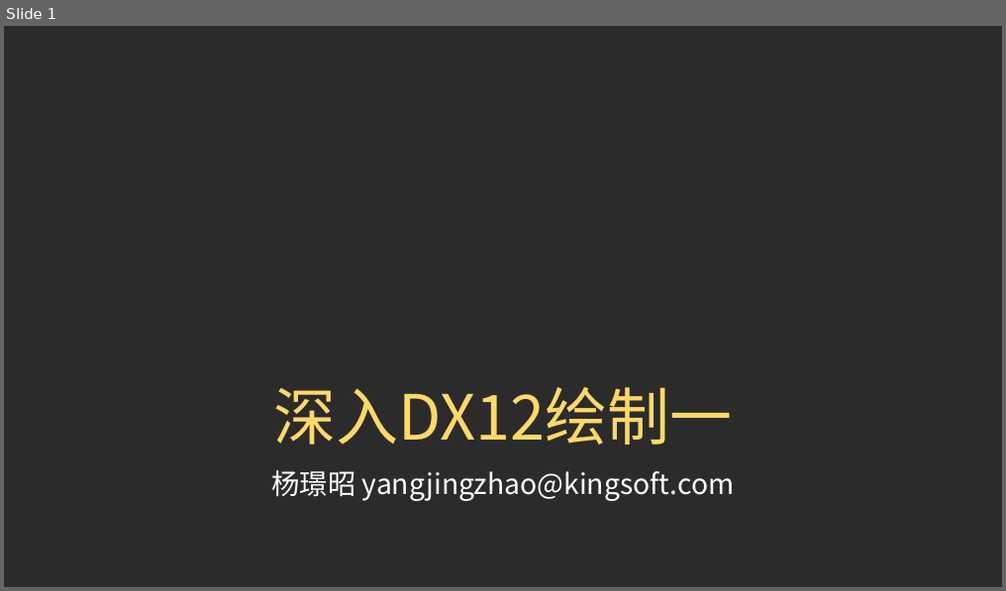
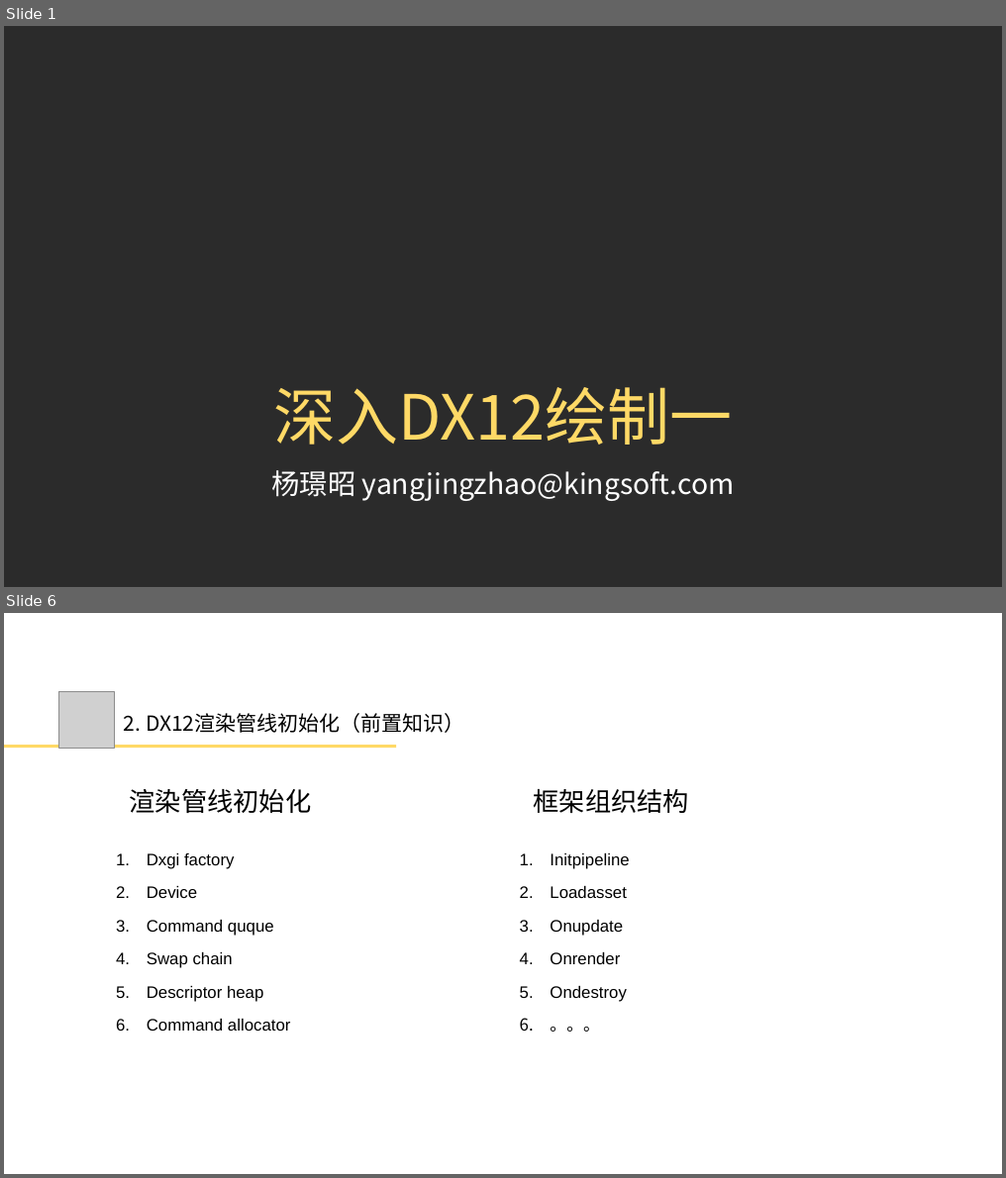
Before and after one commit to doomlover/KSGameEngineTutorials, a slide deck: PPTs/03.深入DX12绘制一.pptx. Shown one above the other, each under a label of ours: slide 1 before the commit, slides 1 and 6 after it; the slides between them are not shown. The pictures are 1006x591 and 1006x1178 pixels, drawn with LibreOffice and Linux fonts; fonts in the diff are those of the drawing; grey boxes stand for pictures; background and template pictures are left out; a plain dark background stands for a picture behind light text. Boxes give left, top, right and bottom in pixels: in the first picture for what was removed or moved away, otherwise in the second. Text is boxed around its words. In the diff, an @@ line names an element or a change of style, - is before the commit and + after.

```diff
--- a/PPTs/03.深入DX12绘制一.pptx
+++ b/PPTs/03.深入DX12绘制一.pptx
@@ slide 6 added at [4,613,1002,1174], background #FFFFFF @@
@@ picture added at [58,691,114,748] @@
@@ text added at [124,713,464,733], 40 pt, text #000000 @@
+2. DX12渲染管线初始化（前置知识）
@@ rectangle added at [4,745,396,748], fill #FFD966 @@
@@ text added at [130,789,312,813], 50 pt, text #000000 @@
+渲染管线初始化
@@ text added at [534,789,690,813], 50 pt, text #000000 @@
+框架组织结构
@@ text added at [147,853,290,1031], 32 pt, text #000000 @@
+1. Dxgi factory
+2. Device
+3. Command quque
+4. Swap chain
+5. Descriptor heap
+6. Command allocator
@@ text added at [549,853,629,1032], 32 pt, text #000000 @@
+1. Initpipeline
+2. Loadasset
+3. Onupdate
+4. Onrender
+5. Ondestroy
+6. 。。。
```
Also in this commit, not shown: 1 slide changed, 27 other slides added, 8 slides removed, 1 other file.
